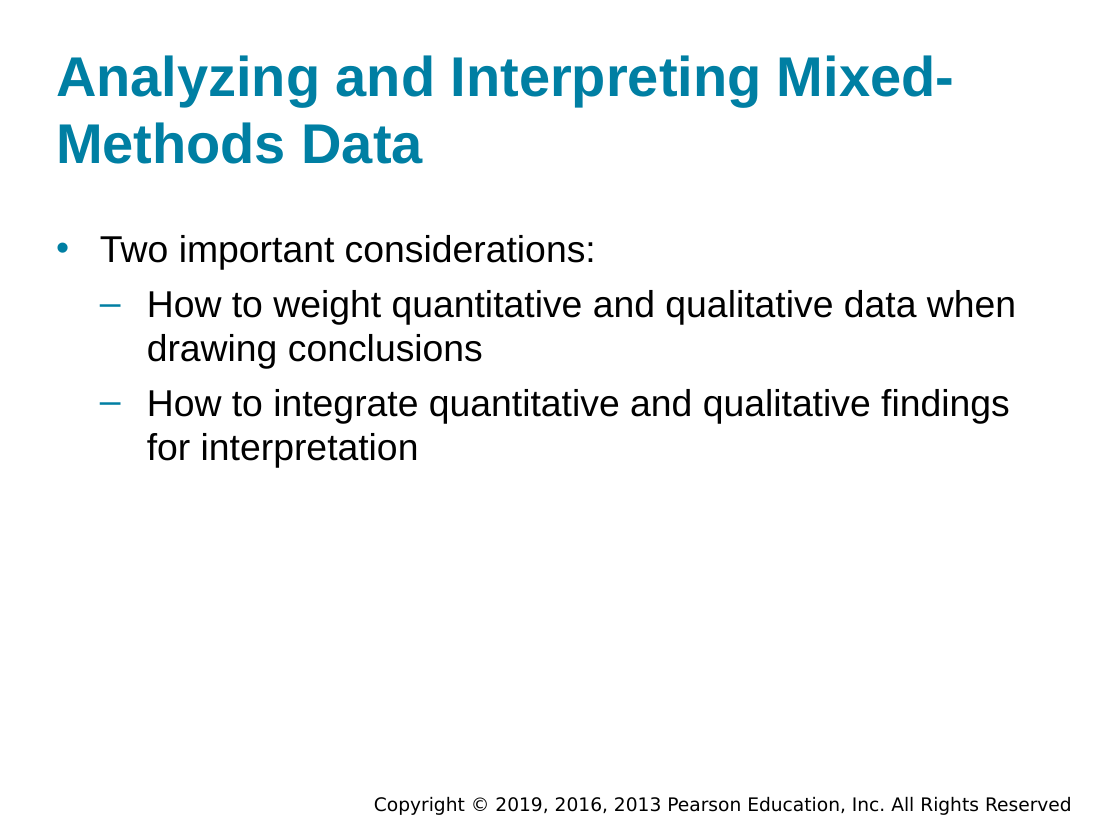
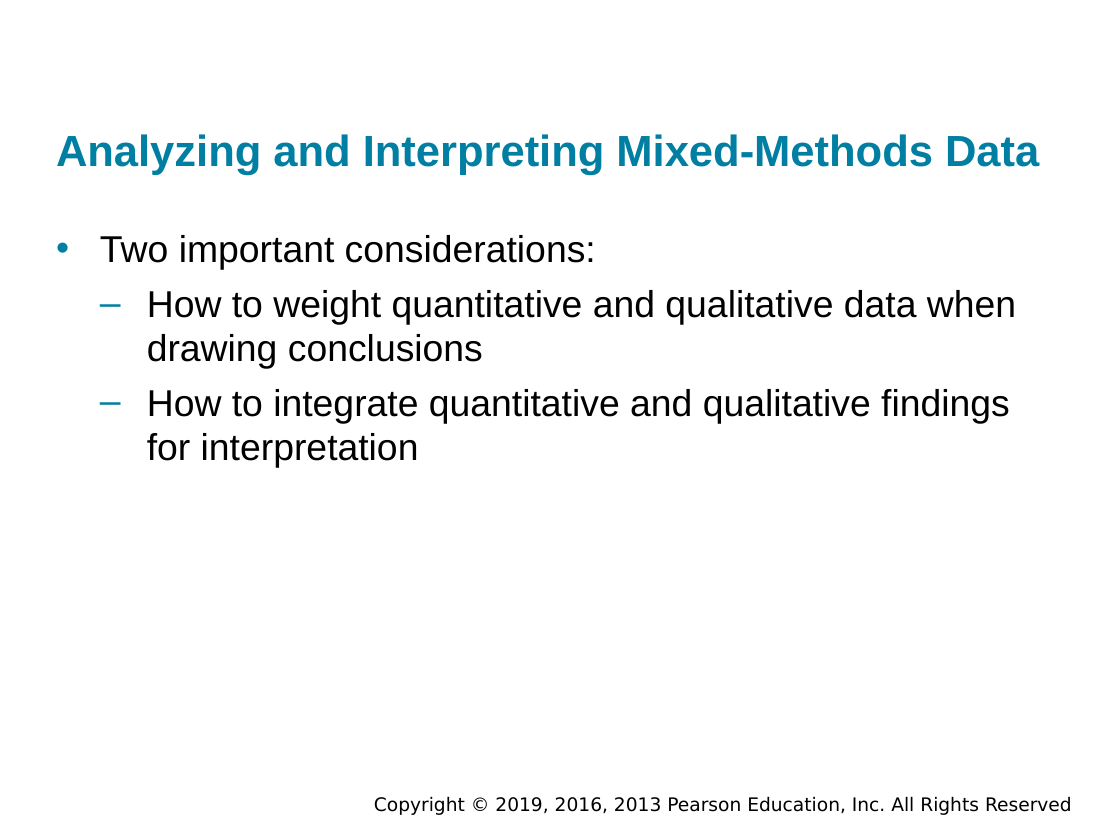
Before and after one commit to shakiliitju/Masters-in-IT, a slide deck: slide 12 of Chapter Two 1447/CSC 621 Research Methods/Lectures/Ch-09-PPTaccessible.pptx. Drawn at 1120x840 pixels with LibreOffice and Linux fonts; fonts in the diff are those of the drawing; background and template pictures are left out. Boxes give left, top, right and bottom in pixels: in the first picture for what was removed or moved away, otherwise in the second. Text is boxed around its words. In the diff, an @@ line names an element or a change of style, - is before the commit and + after.

Commit message:
Add accessible PPT PDFs and update lectures
Add accessible PDF exports for CSC 621 Research Methods (Chapters 9–12) and update the corresponding PPTX files. Also refresh IT 647 Data Mining lecture PDFs (Lecture 9 and Lecture 10). These changes provide accessible presentation PDFs and updated lecture materials.

```diff
--- a/Chapter Two 1447/CSC 621 Research Methods/Lectures/Ch-09-PPTaccessible.pptx
+++ b/Chapter Two 1447/CSC 621 Research Methods/Lectures/Ch-09-PPTaccessible.pptx
@@ title "Analyzing and Interpreting Mixed-Methods Data" moved from (x1=56, y1=55, x2=954, y2=164) to (x1=56, y1=134, x2=1039, y2=175) @@
@@ title "Analyzing and Interpreting Mixed-Methods Data" at (x1=56, y1=134, x2=1039, y2=175): size 36 to 28 pt @@
```
Also in this commit, not shown: 9 other files.
